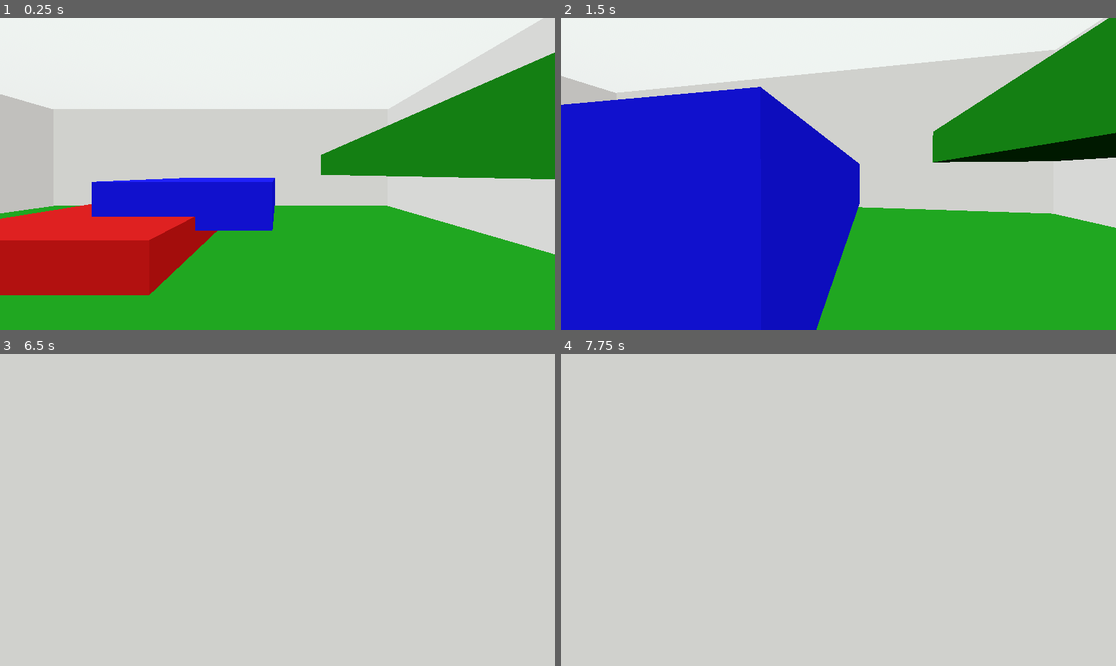
Above: before the commit, frames 1-4 (two rows, left to right).
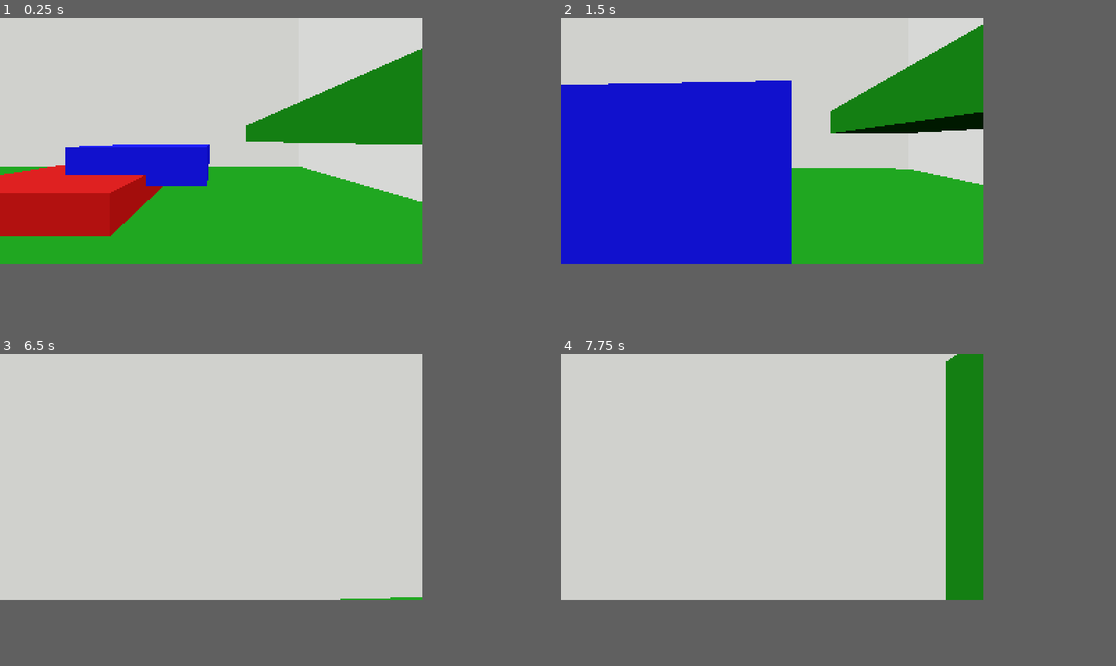
Above: after the commit, the same moments.

Repository: PyricRL/Integrated-UI-Game-Godot
Game: Godot game, scene res://Game Scenes/MainLevel.tscn
The game is run twice, just before and just after one commit, with the same random seed, the same clock (stepped at 60 frames per second) and the same inputs.
Inputs (mouse positions are in pixels of both pictures, inside the frame that each line leads up to):
- Up to frame 1 (0.25 s): no input
- Up to frame 2 (1.5 s): tap Enter at 0.5 s; move the mouse to (866, 174) at 0.52 s; hold Ctrl (crouch) 0.53-1.28 s; hold W (forward) from 0.53 s (still down); tap Space (jump) at 0.77 s; move the mouse to (810, 174) at 1.27 s; tap Shift (sprint) at 1.35 s
- Up to frame 3 (6.5 s): tap Space (jump) at 1.52, 2.75, 3.02, 3.77, 4.25, 4.52, 5.75, 6.02 s; move the mouse to (288, 503) at 2.02 s; hold Ctrl (crouch) 2.03-2.78 s; move the mouse to (271, 516) at 2.77 s; tap Shift (sprint) at 2.85, 4.35, 5.85 s; tap Enter at 3.5, 5 s; move the mouse to (316, 513) at 3.52 s; hold Ctrl (crouch) 3.53-4.28 s; move the mouse to (233, 506) at 4.27 s; move the mouse to (283, 510) at 5.02 s; hold Ctrl (crouch) 5.03-5.78 s; move the mouse to (255, 503) at 5.77 s; release W (forward) at 5.78 s; hold D (right) from 5.78 s (still down)
- Up to frame 4 (7.75 s): move the mouse to (866, 510) at 6.52 s; release D (right) at 6.53 s; hold Ctrl (crouch) 6.53-7.28 s; hold W (forward) from 6.53 s (still down); tap Space (jump) at 6.77, 7.52 s; move the mouse to (810, 510) at 7.27 s; tap Shift (sprint) at 7.35 s
In our replay, the window is 799x449 before the commit and 608x354 after it. These sizes can differ from the game's own. Grey fills any space a smaller window leaves; there, only what the larger window draws over its background counts as a difference.

The runs differ from the first frame. In frame 1, 64% of the frame differs, in the area x 0-100%, y 0-89%; in frame 2, 54%; in frame 3, less than 0.1%; in frame 4, 5.3%.

Commit message:
Revamped main level for further testing

Diff:
--- a/Entity Scenes/Player/Scripts/player_script.gd
+++ b/Entity Scenes/Player/Scripts/player_script.gd
@@ -8,16 +8,13 @@
 const SENSITIVITY = 0.003
 var gravity = 10.5
 
-# Window Size: 304/177
-# Stretch Mode: Viewport
-
 # Head Bob Variables
 const BOB_FREQUENCY = 1.0
 const BOB_AMPLITUDE = 0.15
 var bob_time = 0.0
 
 # Strafe Variables
-const STRAFE_ANGLE = 2.5
+const STRAFE_ANGLE = 3
 
 func _ready():
 	Input.set_mouse_mode(Input.MOUSE_MODE_CAPTURED)
--- a/Game Scenes/MainLevel.tscn
+++ b/Game Scenes/MainLevel.tscn
@@ -38,15 +38,21 @@
 transform = Transform3D(1, 0, 0, 0, 1, 0, 0, 0, 1, 0, 0.460524, 0)
 
 [node name="CSGBox3D" type="CSGBox3D" parent="."]
-transform = Transform3D(1, 0, 0, 0, 1, 0, 0, 0, 1, -2.96182, 0, 1.09564)
+transform = Transform3D(1, 0, 0, 0, 1, 0, 0, 0, 1, -9.7223, 0, 11.4463)
 use_collision = true
-size = Vector3(18.2442, 1, 24.5614)
+size = Vector3(31.7652, 1, 45.2626)
 material = SubResource("StandardMaterial3D_jrfv6")
 
 [node name="CSGBox3D6" type="CSGBox3D" parent="."]
 transform = Transform3D(1, 0, 0, 0, 1, 0, 0, 0, 1, 4.194, 2.55829, 1.096)
 use_collision = true
 size = Vector3(3.71585, 1, 24.5614)
+material = SubResource("StandardMaterial3D_jrfv6")
+
+[node name="CSGBox3D9" type="CSGBox3D" parent="."]
+transform = Transform3D(1, 0, 0, 0, 1, 0, 0, 0, 1, -2.45026, 5.16299, 14.8013)
+use_collision = true
+size = Vector3(3.71585, 1, 4.77159)
 material = SubResource("StandardMaterial3D_jrfv6")
 
 [node name="CSGBox3D7" type="CSGBox3D" parent="."]
@@ -62,25 +68,25 @@
 material = SubResource("StandardMaterial3D_jso16")
 
 [node name="CSGBox3D3" type="CSGBox3D" parent="."]
-transform = Transform3D(1, 0, 0, 0, 1, 0, 0, 0, 1, -11.5839, 2.41803, 1.09564)
+transform = Transform3D(1, 0, 0, 0, 1, 0, 0, 0, 1, -25.6815, 4.73105, 11.2669)
 use_collision = true
-size = Vector3(1, 5.83606, 24.5614)
+size = Vector3(1, 10.4621, 44.9039)
 material = SubResource("StandardMaterial3D_56sh6")
 
 [node name="CSGBox3D5" type="CSGBox3D" parent="."]
-transform = Transform3D(1, 0, 0, 0, 1, 0, 0, 0, 1, 6.17418, 2.41803, 1.09564)
+transform = Transform3D(1, 0, 0, 0, 1, 0, 0, 0, 1, 6.17418, 4.76541, 11.3789)
 use_collision = true
-size = Vector3(1, 5.83606, 24.5614)
+size = Vector3(1, 10.5308, 45.1279)
 material = SubResource("StandardMaterial3D_56sh6")
 
 [node name="CSGBox3D2" type="CSGBox3D" parent="."]
-transform = Transform3D(1, 0, 0, 0, 1, 0, 0, 0, 1, -2.96182, 2.42456, -10.6851)
+transform = Transform3D(1, 0, 0, 0, 1, 0, 0, 0, 1, -9.71791, 4.75763, -10.6851)
 use_collision = true
-size = Vector3(18.2442, 5.84912, 1)
+size = Vector3(31.7564, 10.5153, 1)
 material = SubResource("StandardMaterial3D_hh1vy")
 
 [node name="CSGBox3D4" type="CSGBox3D" parent="."]
-transform = Transform3D(1, 0, 0, 0, 1, 0, 0, 0, 1, -2.96182, 2.42456, 12.9435)
+transform = Transform3D(1, 0, 0, 0, 1, 0, 0, 0, 1, -9.96839, 4.72552, 33.8085)
 use_collision = true
-size = Vector3(18.2442, 5.84912, 1)
+size = Vector3(32.2573, 10.451, 1)
 material = SubResource("StandardMaterial3D_hh1vy")
--- a/project.godot
+++ b/project.godot
@@ -14,6 +14,13 @@
 run/main_scene="res://Game Scenes/MainLevel.tscn"
 config/features=PackedStringArray("4.2", "Forward Plus")
 config/icon="res://icon.svg"
+
+[display]
+
+window/size/viewport_width=304
+window/size/viewport_height=177
+window/size/mode=2
+window/stretch/mode="viewport"
 
 [editor]
 
